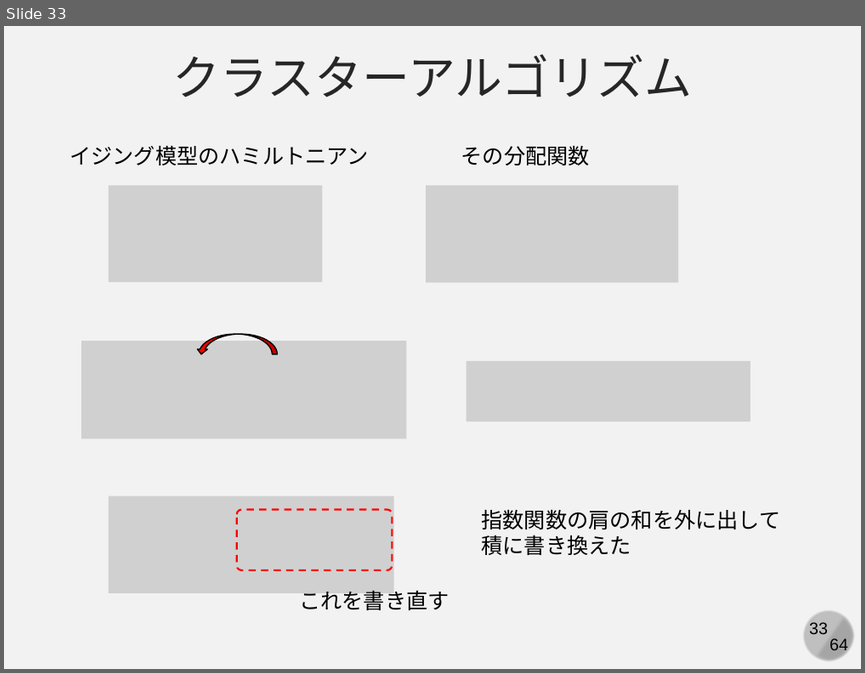
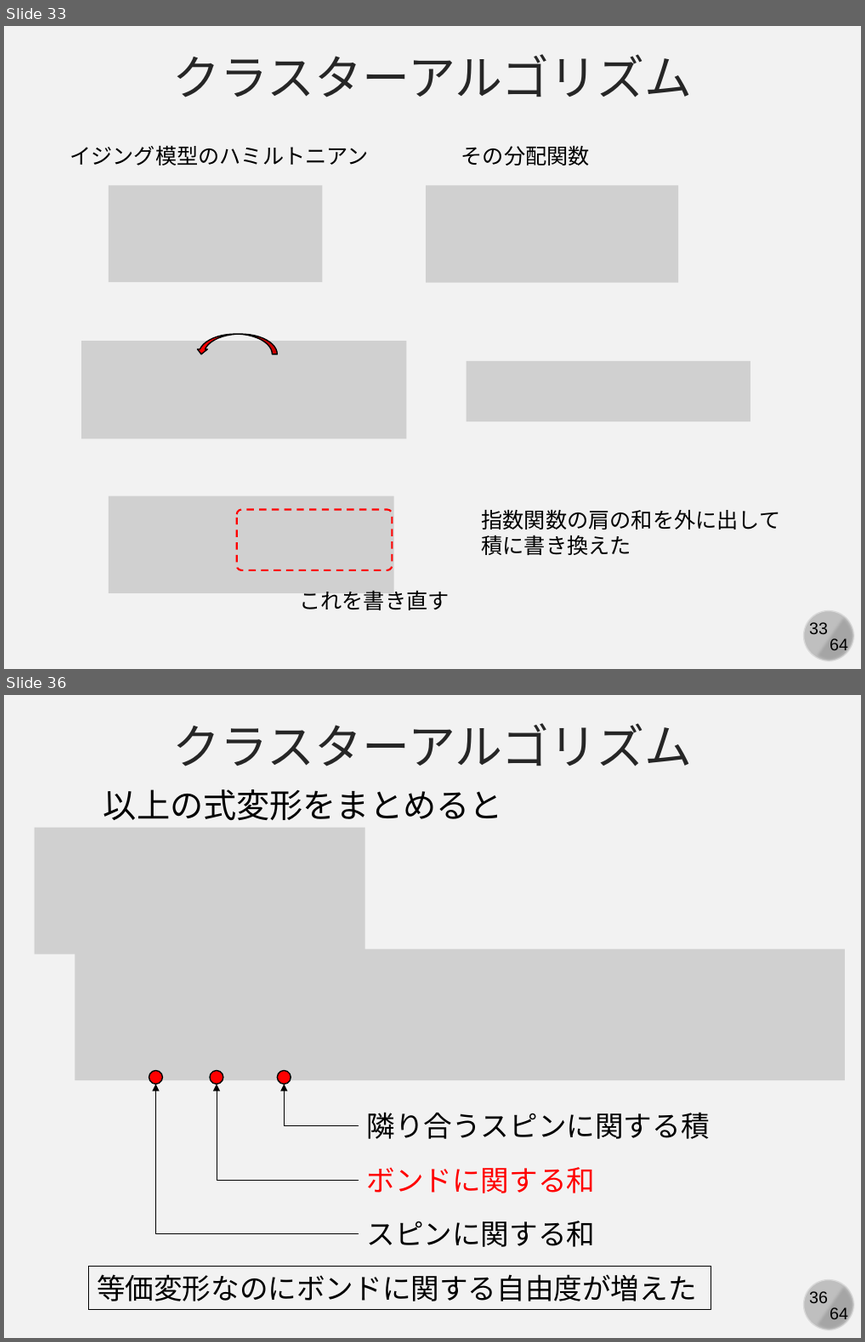
Before and after one commit to kaityo256/simulation_engineering, a slide deck: 04_mc_advanced/simulation04.pptx. Shown one above the other, each under a label of ours: slide 33 before the commit, slides 33 and 36 after it; the slides between them are not shown. The pictures are 865x673 and 865x1342 pixels, drawn with LibreOffice and Linux fonts; fonts in the diff are those of the drawing; grey boxes stand for pictures. Boxes give left, top, right and bottom in pixels: in the first picture for what was removed or moved away, otherwise in the second. Text is boxed around its words. In the diff, an @@ line names an element or a change of style, - is before the commit and + after.

```diff
--- a/04_mc_advanced/simulation04.pptx
+++ b/04_mc_advanced/simulation04.pptx
@@ slide 36 added at bbox=[4, 695, 861, 1338], background #F2F2F2; not listed: 4 template elements that a slide beside it also shows @@
@@ text added at bbox=[173, 723, 692, 766], 40 pt, text #262626 @@
+クラスターアルゴリズム
@@ text added at bbox=[103, 789, 503, 820], 28 pt, text #000000 @@
+以上の式変形をまとめると
@@ picture added at bbox=[34, 828, 364, 954] @@
@@ picture added at bbox=[75, 948, 845, 1080] @@
@@ ellipse added at bbox=[148, 1071, 162, 1084], fill #FF0000, outline #000000 1 pt @@
@@ ellipse added at bbox=[210, 1071, 223, 1084], fill #FF0000, outline #000000 1 pt @@
@@ ellipse added at bbox=[278, 1071, 291, 1084], fill #FF0000, outline #000000 1 pt @@
@@ elbow arrow added from (358, 1234) to (155, 1084), #000000 0.5 pt @@
@@ elbow arrow added from (358, 1180) to (216, 1084), #000000 0.5 pt @@
@@ elbow arrow added from (358, 1126) to (284, 1084), #000000 0.5 pt @@
@@ text added at bbox=[367, 1111, 710, 1139], 24 pt, text #000000 @@
+隣り合うスピンに関する積
@@ text added at bbox=[367, 1167, 596, 1193], 24 pt, text #FF0000 @@
+ボンドに関する和
@@ text added at bbox=[367, 1220, 596, 1247], 24 pt, text #000000 @@
+スピンに関する和
@@ rectangle added at bbox=[88, 1265, 711, 1309], outline #000000 0.75 pt, 24 pt, text #000000 @@
+等価変形なのにボンドに関する自由度が増えた
```
Also in this commit, not shown: 1 slide changed, 5 other slides added.
